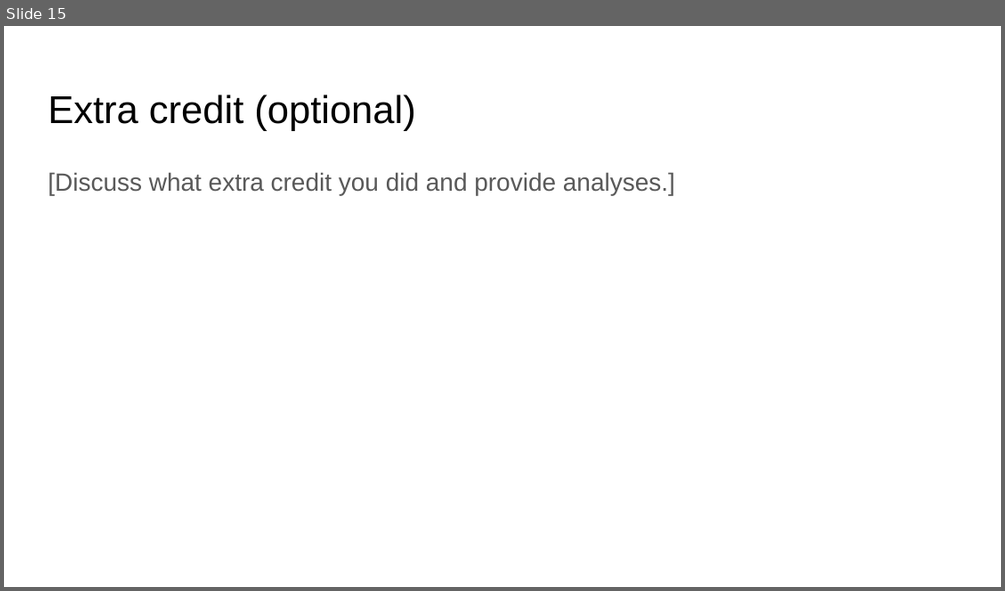
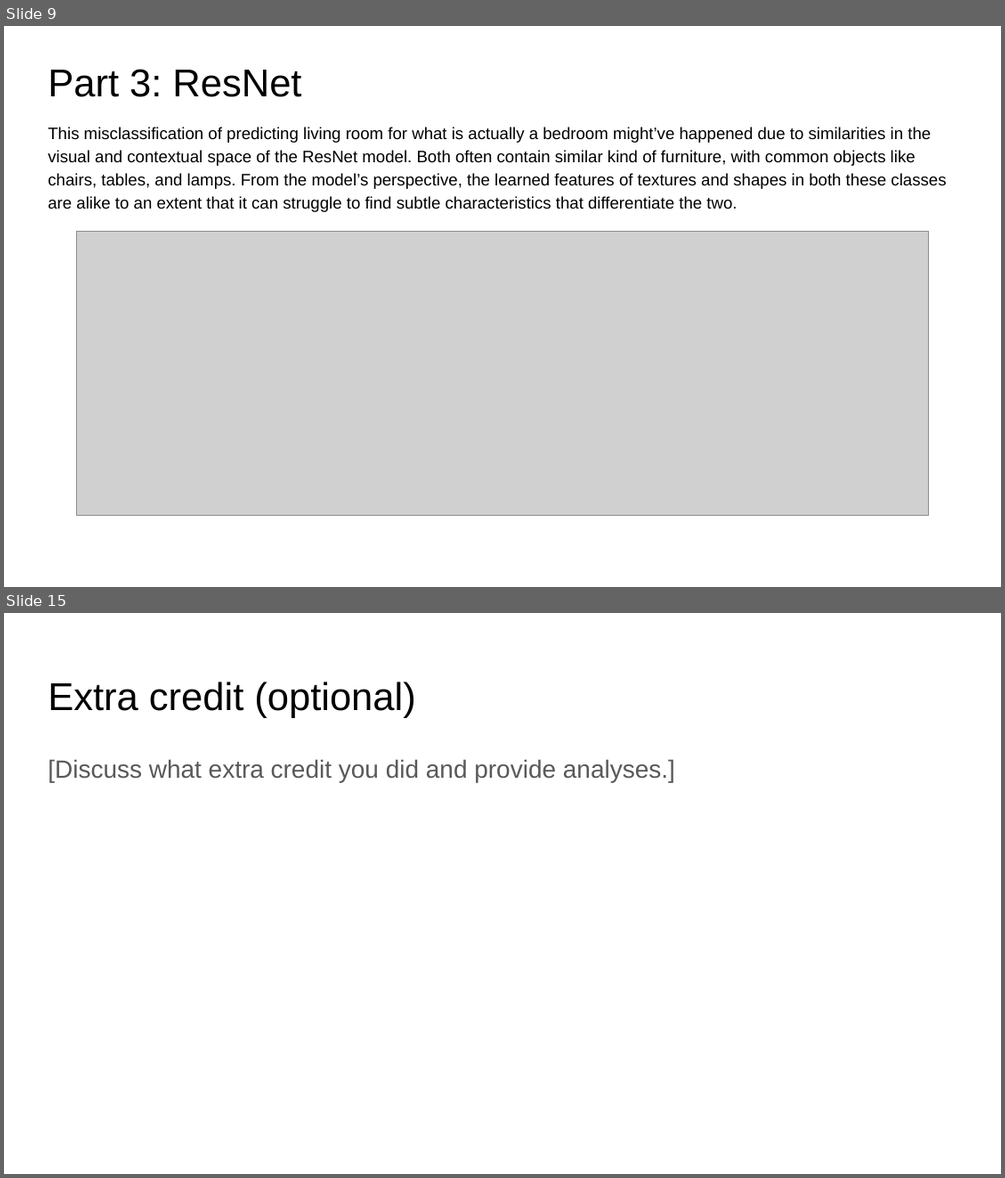
Before and after one commit to aashutoshav/Computer-Vision-Project-3, a slide deck: docs/proj3_report.pptx. Shown one above the other, each under a label of ours: slide 15 before the commit, slides 9 and 15 after it; the slides between them are not shown. The pictures are 1005x591 and 1005x1178 pixels, drawn with LibreOffice and Linux fonts; fonts in the diff are those of the drawing; grey boxes stand for pictures. Boxes give left, top, right and bottom in pixels: in the first picture for what was removed or moved away, otherwise in the second. Text is boxed around its words. In the diff, an @@ line names an element or a change of style, - is before the commit and + after.

```diff
--- a/docs/proj3_report.pptx
+++ b/docs/proj3_report.pptx
@@ slide 9 added at <box>4,26,1001,587</box>, background #FFFFFF @@
@@ title added at <box>48,69,301,97</box>, 28 pt, text #000000 @@
+Part 3: ResNet
@@ text added at <box>48,127,946,212</box>, 12 pt, text #000000 @@
+This misclassification of predicting living room for what is actually a bedroom might’ve happened due to similarities in the visual and contextual space of the ResNet model. Both often contain similar kind of furniture, with common objects like chairs, tables, and lamps. From the model’s perspective, the learned features of textures and shapes in both these classes are alike to an extent that it can struggle to find subtle characteristics that differentiate the two.
@@ picture added at <box>77,232,929,516</box> @@
```
Also in this commit, not shown: 12 slides changed, 1 other slide added, 2 slides removed, 2 other files.
